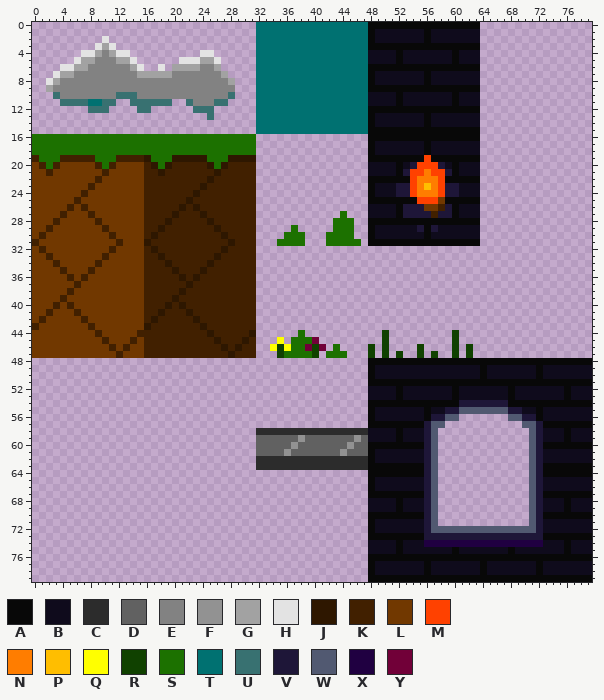
Sprite sheet, stored at media/tileset2.png. The picture above is the old version.
The file is 80x80 pixels. Colours within 5 levels of each other are drawn and written as one.
Palette (. is transparent): A #080808  B #0f0b1c  C #2c2c2c  D #616161  E #828282  F #929292  G #a2a2a2  H #e3e3e3  J #2e1700  K #412000  L #713800  M #ff4100  N #ff7d00  P #ffbe00  Q #ffff00  R #104100  S #1c7100  T #007171  U #387171  V #1e1638  W #515971  X #200041  Y #710038
Pixels before (only the part around the change), first column x 60:
 0 AAAA................
 1 BBBB................
 2 BBBB................
 3 AAAA................
 4 ABBB................
 5 ABBB................
 6 AAAA................
 7 BBBB................
 8 BBBB................
 9 AAAA................
10 ABBB................
11 ABBB................
12 AAAA................
13 BBBB................
14 BBBB................
15 AAAA................
16 AAAA................
17 BBBB................
18 BBBB................
19 AAAA................
20 ABBB................
21 ABBB................
22 AAAA................
23 VBBB................
24 VBBB................
New version:
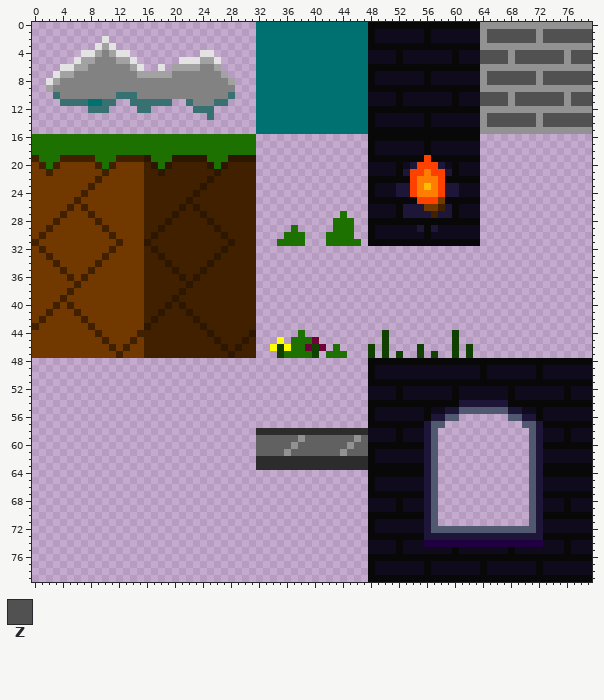
Colours new in this view: Z #515151
The commit says: Edited tileset2, added template level.
What changed:
Changed rows in their new state; - is an unchanged pixel.
first column x 64:
 0 FFFFFFFFFFFFFFFF
 1 FZZZZZZZFZZZZZZZ
 2 FZZZZZZZFZZZZZZZ
 3 FFFFFFFFFFFFFFFF
 4 ZZZZFZZZZZZZFZZZ
 5 ZZZZFZZZZZZZFZZZ
 6 FFFFFFFFFFFFFFFF
 7 FZZZZZZZFZZZZZZZ
 8 FZZZZZZZFZZZZZZZ
 9 FFFFFFFFFFFFFFFF
10 ZZZZFZZZZZZZFZZZ
11 ZZZZFZZZZZZZFZZZ
12 FFFFFFFFFFFFFFFF
13 FZZZZZZZFZZZZZZZ
14 FZZZZZZZFZZZZZZZ
15 FFFFFFFFFFFFFFFF
Pixel boxes of the changes (left, top, right, bottom) in both pictures:
added: (480, 22, 592, 134)
